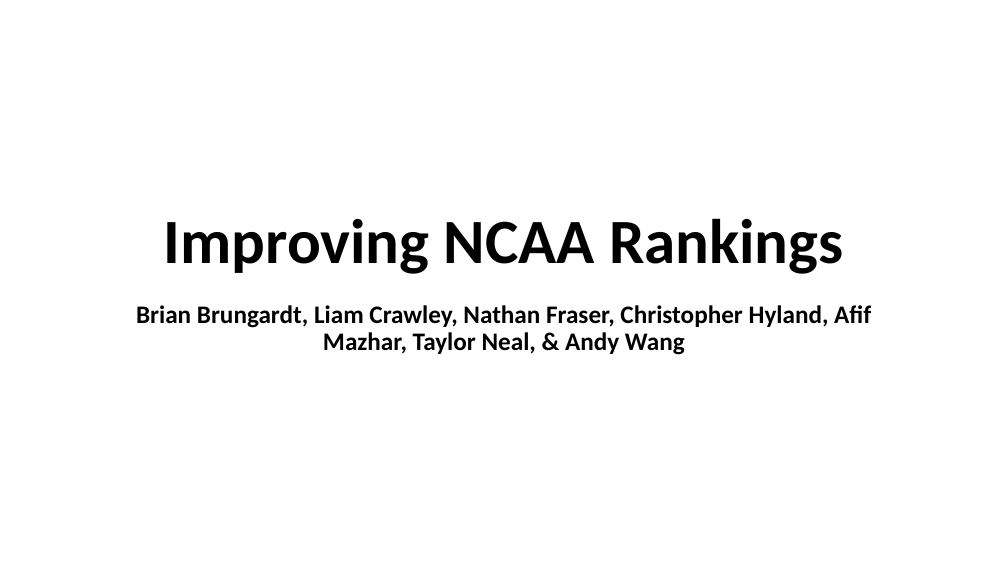
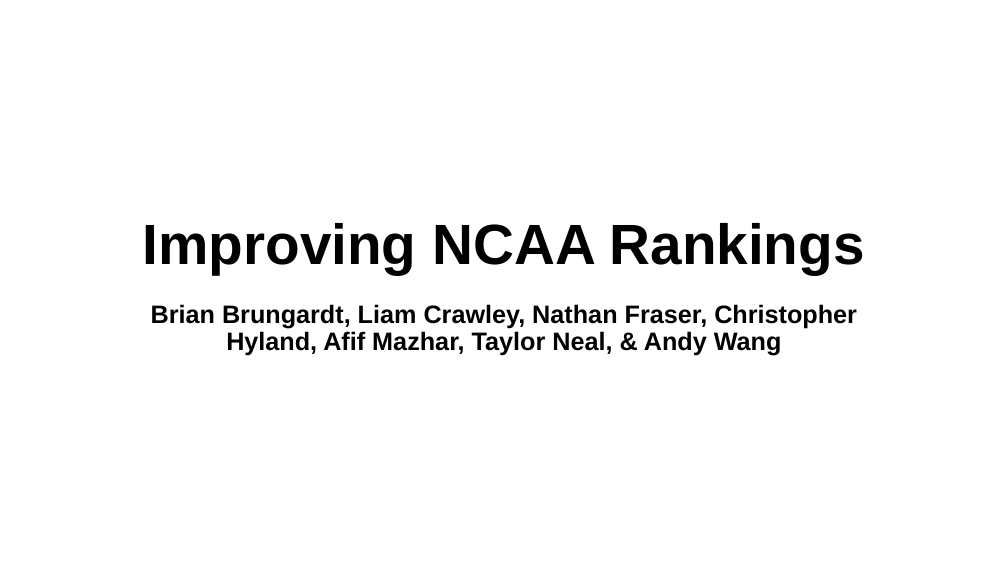
Before and after one commit to afifmazhar/ncaa_rankings, a slide deck: slide 1 of Visual/draft_presentation.pptx. Drawn at 1008x567 pixels with LibreOffice and Linux fonts; fonts in the diff are those of the drawing; background and template pictures are left out. Boxes give left, top, right and bottom in pixels: in the first picture for what was removed or moved away, otherwise in the second. Text is boxed around its words. In the diff, an @@ line names an element or a change of style, - is before the commit and + after.

```diff
--- a/Visual/draft_presentation.pptx
+++ b/Visual/draft_presentation.pptx
@@ title "Improving NCAA Rankings" at box(143, 223, 865, 274): size 60 to 54 pt, font Calibri to Arial @@
@@ subtitle "Brian Brungardt, Liam Crawley, Nathan ..." at box(151, 304, 857, 356): font Calibri to Arial @@
```
Also in this commit, not shown: 4 other slides changed, 2 slides added.
